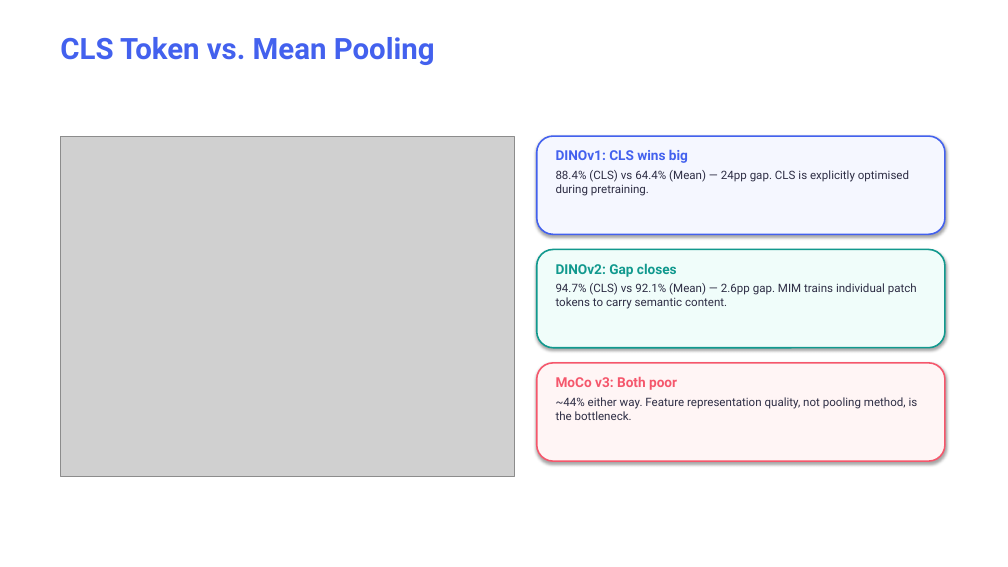
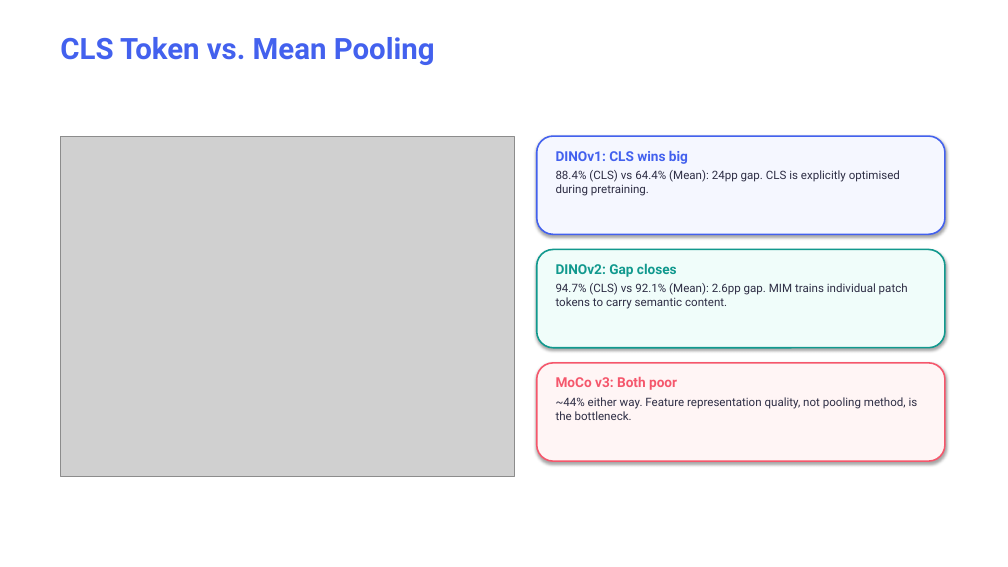
Before and after one commit to kostismatz/ssl-knn-fewshot, a slide deck: slide 11 of presentation.pptx. Drawn at 1008x567 pixels with LibreOffice and Linux fonts; fonts in the diff are those of the drawing; grey boxes stand for pictures. Boxes give left, top, right and bottom in pixels: in the first picture for what was removed or moved away, otherwise in the second. Text is boxed around its words. In the diff, an @@ line names an element or a change of style, - is before the commit and + after.

```diff
--- a/presentation.pptx
+++ b/presentation.pptx
@@ text at (x1=556, y1=170, x2=900, y2=196): text changed @@
-88.4% (CLS) vs 64.4% (Mean) — 24pp gap. CLS is explicitly optimised during pretraining.
+88.4% (CLS) vs 64.4% (Mean): 24pp gap. CLS is explicitly optimised during pretraining.
@@ text at (x1=556, y1=283, x2=908, y2=309): text changed @@
-94.7% (CLS) vs 92.1% (Mean) — 2.6pp gap. MIM trains individual patch tokens to carry semantic content.
+94.7% (CLS) vs 92.1% (Mean): 2.6pp gap. MIM trains individual patch tokens to carry semantic content.
```
Also in this commit, not shown: 5 other slides changed, 2 slides added, 11 other files.
